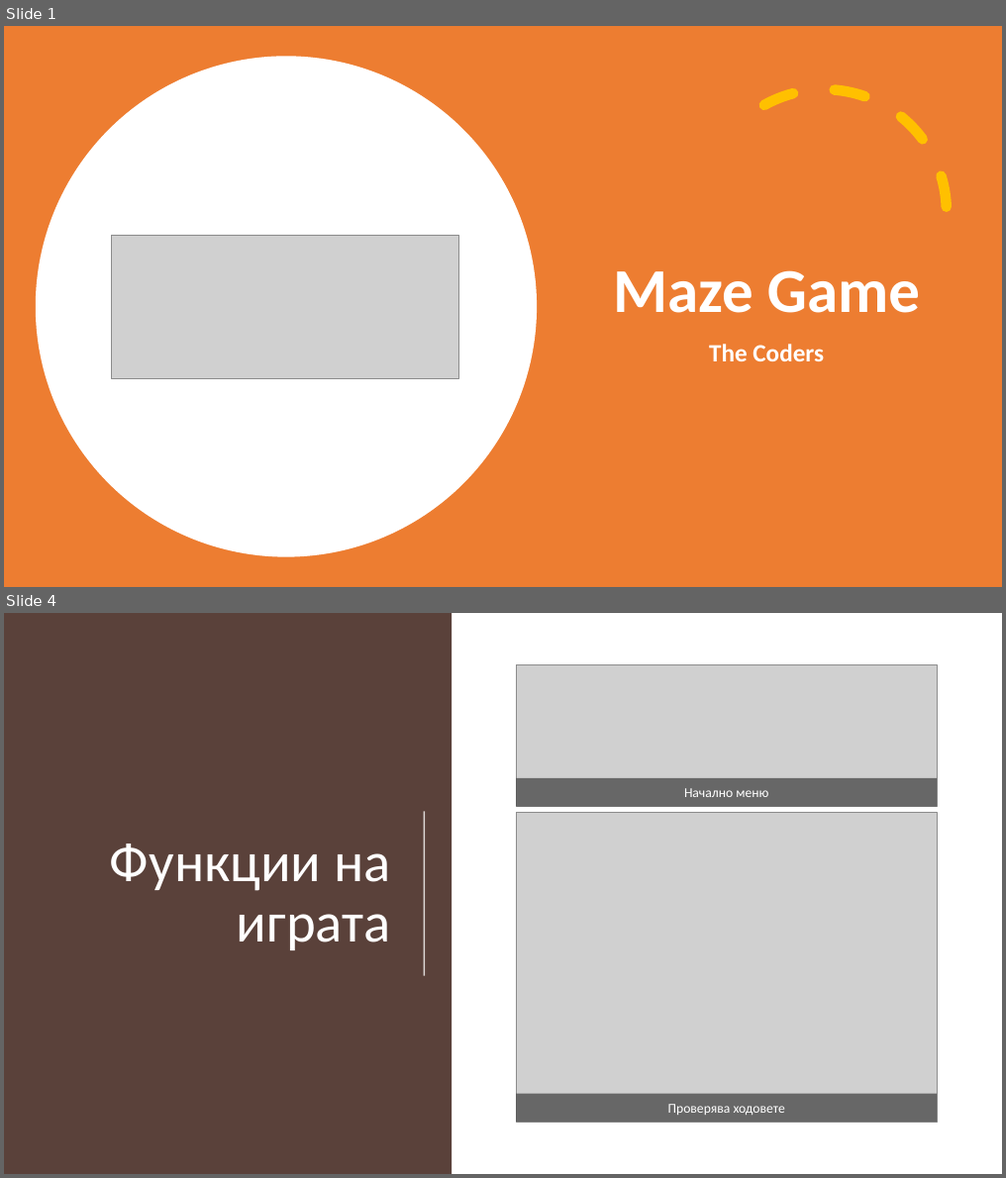
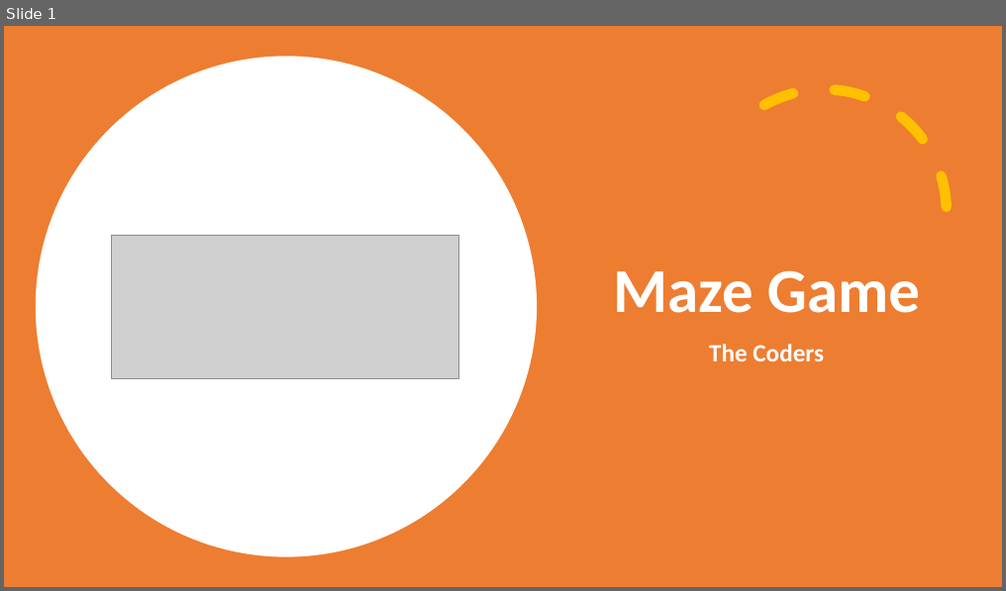
Before and after one commit to MVBoshev/TheCoders, a slide deck: Presentation and Documentation/The Coders - Presentation.pptx. Shown one above the other, each under a label of ours: slides 1 and 4 before the commit, slide 1 after it; the slides between them are not shown. The pictures are 1006x1178 and 1006x591 pixels, drawn with LibreOffice and Linux fonts; fonts in the diff are those of the drawing; grey boxes stand for pictures. Boxes give left, top, right and bottom in pixels: in the first picture for what was removed or moved away, otherwise in the second. Text is boxed around its words. In the diff, an @@ line names an element or a change of style, - is before the commit and + after.

```diff
--- a/Presentation and Documentation/The Coders - Presentation.pptx
+++ b/Presentation and Documentation/The Coders - Presentation.pptx
@@ slide 4 removed at (4,613,1002,1174), background #FFFFFF @@
@@ rectangle removed at (4,613,451,1174) @@
@@ picture removed at (516,665,937,806) @@
@@ rectangle removed at (516,778,937,807) @@
-Начално меню
@@ line removed from (424, 811) to (424, 976) @@
@@ picture removed at (516,812,937,1122) @@
@@ title removed at (110,844,391,951) @@
-Функции на играта
@@ rectangle removed at (516,1094,937,1123) @@
-Проверява ходовете
```
Also in this commit, not shown: 5 slides changed, 2 slides added, 1 other slide removed.
